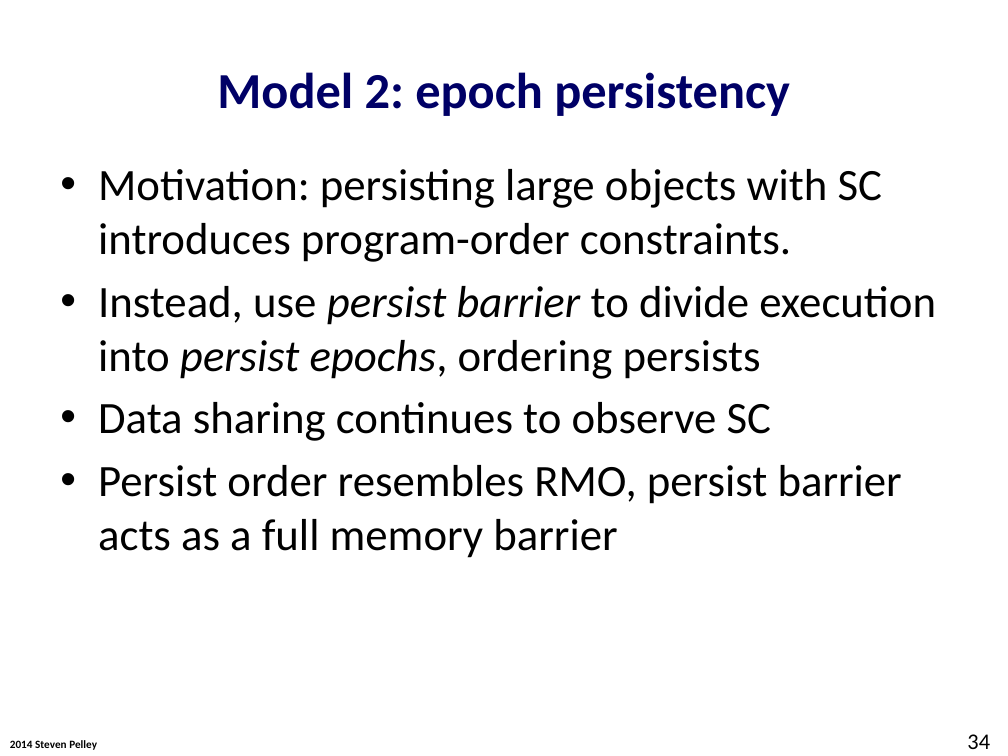
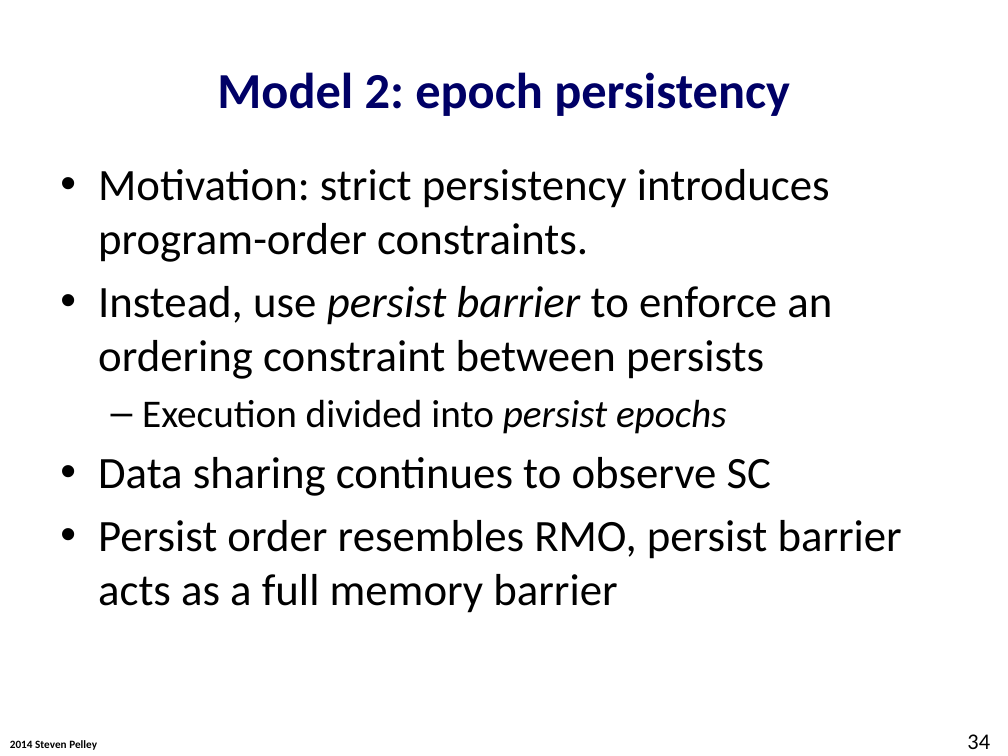
Before and after one commit to Abulila/dissertation, a slide deck: slide 34 of proposal/defense.pptx. Drawn at 1008x756 pixels with LibreOffice and Linux fonts; fonts in the diff are those of the drawing; background and template pictures are left out. Boxes give left, top, right and bottom in pixels: in the first picture for what was removed or moved away, otherwise in the second. Text is boxed around its words. In the diff, an @@ line names an element or a change of style, - is before the commit and + after.

Commit message:
reworking slide intro

```diff
--- a/proposal/defense.pptx
+++ b/proposal/defense.pptx
@@ text at box(98, 169, 832, 434): text changed @@
-• Motivation: persisting large objects with SC introduces program-order constraints.
-• Instead, use persist barrier to divide execution into persist epochs, ordering persists
+• Motivation: strict persistency introduces program-order constraints.
+• Instead, use persist barrier to enforce an ordering constraint between persists
+  – Execution divided into persist epochs
```
Also in this commit, not shown: 22 other slides changed, 11 slides added, 5 slides removed.
